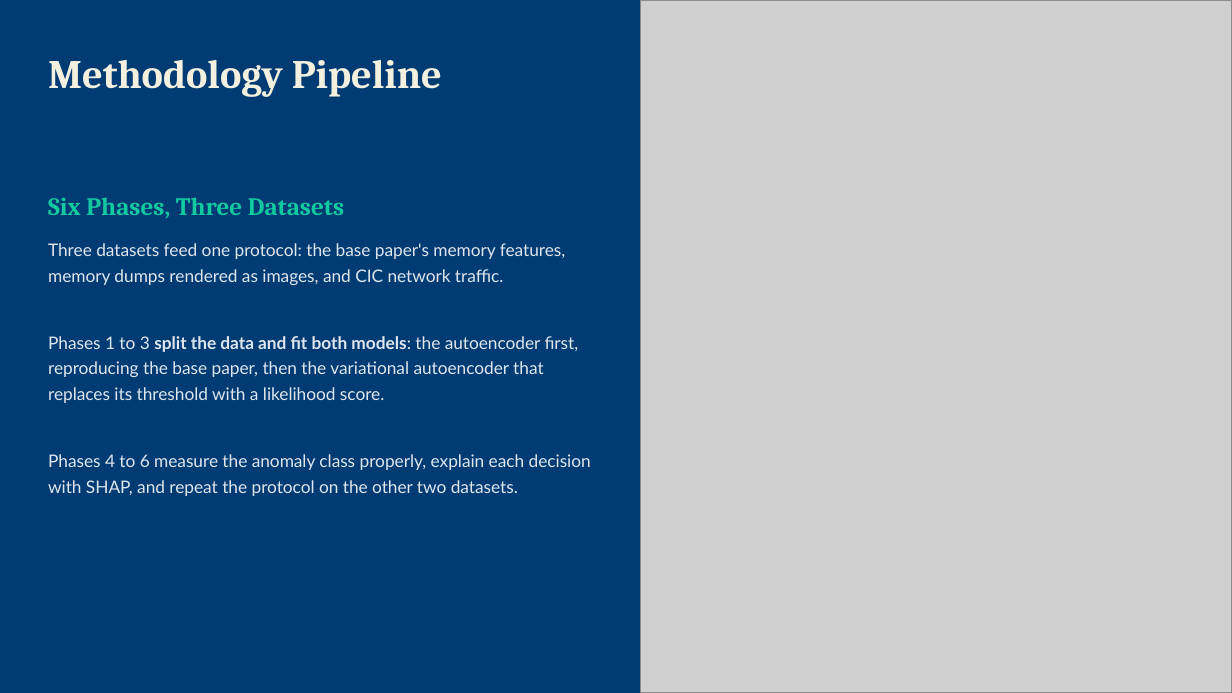
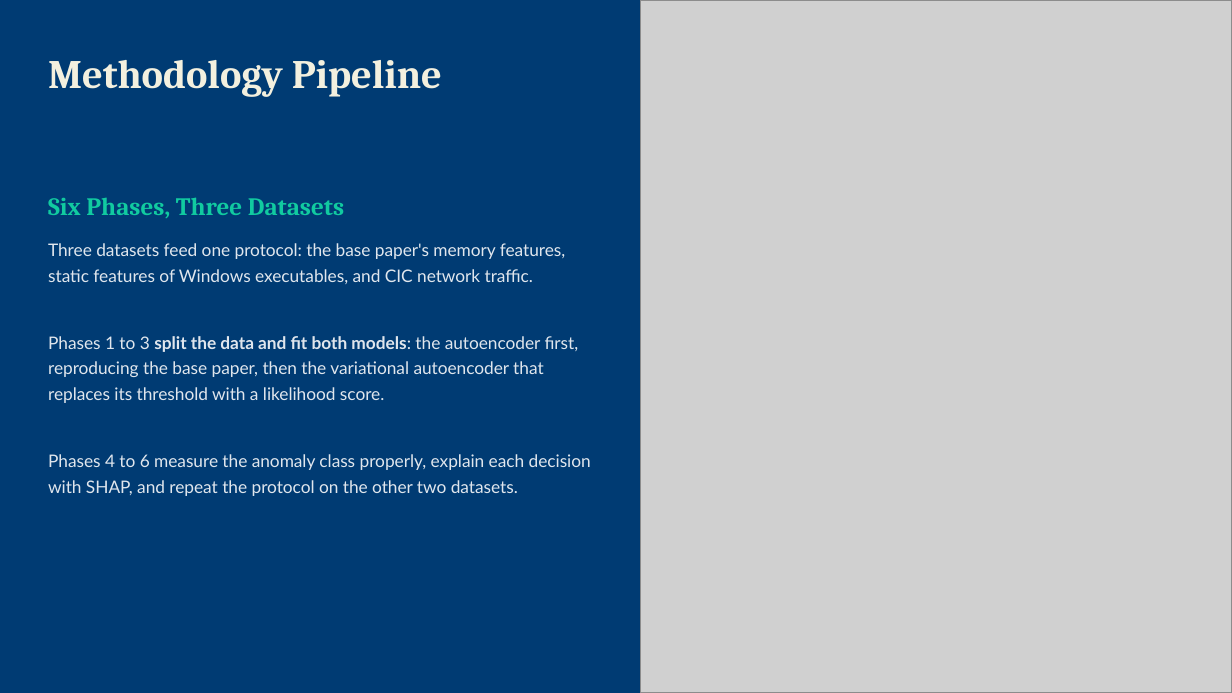
Before and after one commit to SoulDeplane/Probabilistic-Anomaly-Scoring, a slide deck: slide 11 of Writeup/PPT 1.pptx. Drawn at 1232x693 pixels with LibreOffice and Linux fonts; fonts in the diff are those of the drawing; grey boxes stand for pictures; background and template pictures are left out. Boxes give left, top, right and bottom in pixels: in the first picture for what was removed or moved away, otherwise in the second. Text is boxed around its words. In the diff, an @@ line names an element or a change of style, - is before the commit and + after.

```diff
--- a/Writeup/PPT 1.pptx
+++ b/Writeup/PPT 1.pptx
@@ text at <box>48,243,566,284</box>: text changed @@
-Three datasets feed one protocol: the base paper's memory features, memory dumps rendered as images, and CIC network traffic.
+Three datasets feed one protocol: the base paper's memory features, static features of Windows executables, and CIC network traffic.
```
Also in this commit, not shown: 8 other slides changed, 34 other files.
